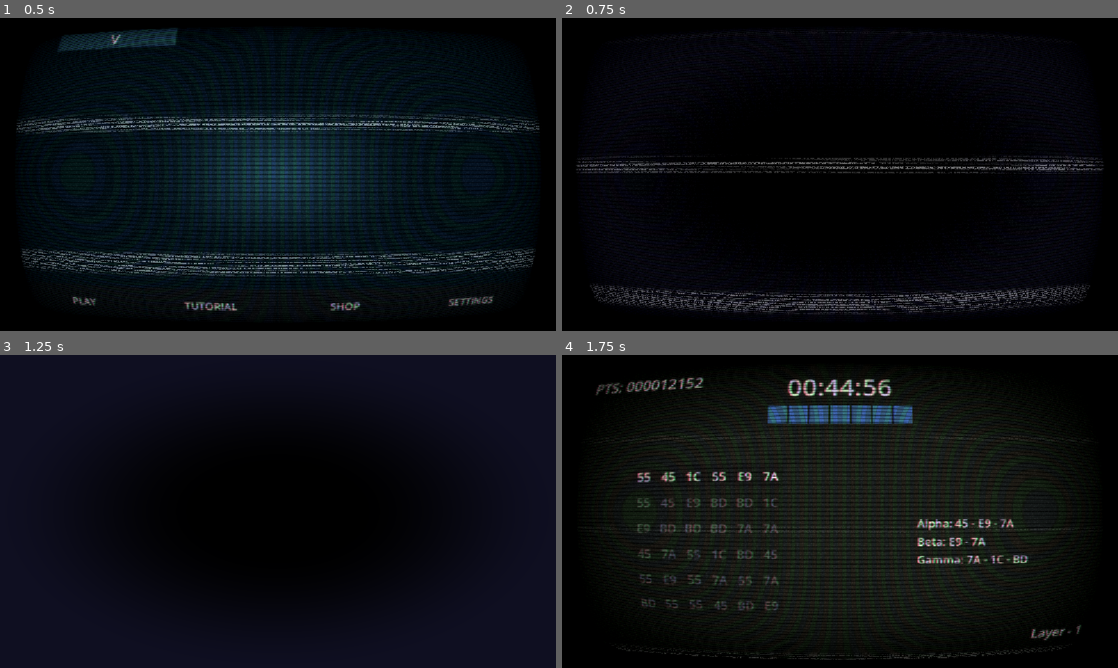
Above: before the commit, frames 1-4 (two rows, left to right).
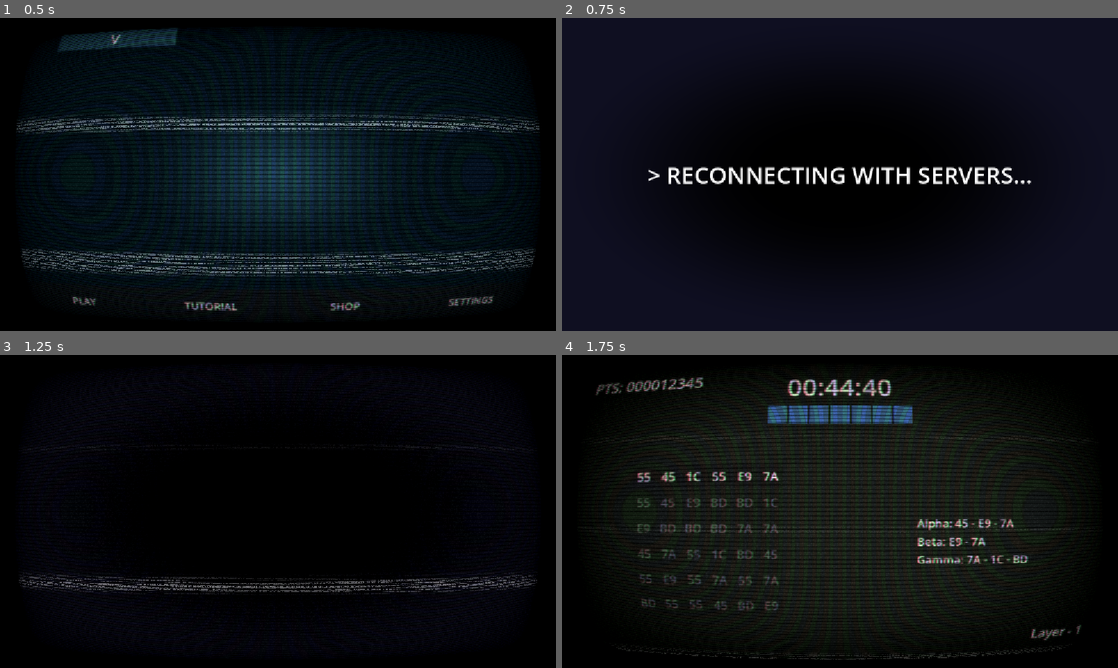
Above: after the commit, the same moments.

Repository: Martisos/Data-Hack-Minigame
Game: Godot game, scene res://scenes/menu.tscn
The game is run twice, just before and just after one commit, with the same random seed, the same clock (stepped at 60 frames per second) and the same inputs.
Inputs (mouse positions are in pixels of both pictures, inside the frame that each line leads up to):
- Up to frame 1 (0.5 s): no input
- Up to frame 2 (0.75 s): click "PLAY" at 0.5 s
- Up to frame 3 (1.25 s): no input
- Up to frame 4 (1.75 s): click (639, 477) at 1.25 s, where only the run after the commit has a clickable "55"

Frame 1 is identical in both runs. In frame 2, 30% of the frame differs, in the area x 0-100%, y 0-100%; in frame 3, 26%; in frame 4, 0.3%.

Commit message:
Transition

Diff:
--- a/scenes/game_over.tscn
+++ b/scenes/game_over.tscn
@@ -24,7 +24,6 @@
 color = Color(0.07683582, 0.07683582, 0.07683582, 1)
 
 [node name="GameOverUI" type="Control" parent="." unique_id=1114237730]
-visible = false
 layout_mode = 1
 anchors_preset = 8
 anchor_left = 0.5
@@ -167,14 +166,14 @@
 theme_override_constants/separation = 100
 alignment = 1
 
-[node name="Button" type="Button" parent="GameOverUI/MarginContainer/VBoxContainer/HBoxContainer3" unique_id=1444319197]
+[node name="AgainButton" type="Button" parent="GameOverUI/MarginContainer/VBoxContainer/HBoxContainer3" unique_id=1444319197]
 layout_mode = 2
 theme_override_styles/normal = ExtResource("2_racf3")
 theme_override_styles/pressed = ExtResource("3_7m3ot")
 theme_override_styles/hover = ExtResource("3_7m3ot")
 text = "HACK AGAIN"
 
-[node name="Button2" type="Button" parent="GameOverUI/MarginContainer/VBoxContainer/HBoxContainer3" unique_id=563354172]
+[node name="MenuButton" type="Button" parent="GameOverUI/MarginContainer/VBoxContainer/HBoxContainer3" unique_id=563354172]
 layout_mode = 2
 theme_override_styles/normal = ExtResource("2_racf3")
 theme_override_styles/pressed = ExtResource("3_7m3ot")
@@ -216,3 +215,6 @@
 theme_override_font_sizes/font_size = 48
 text = "You Failed. . ."
 horizontal_alignment = 1
+
+[connection signal="pressed" from="GameOverUI/MarginContainer/VBoxContainer/HBoxContainer3/AgainButton" to="." method="_on_again_button_pressed"]
+[connection signal="pressed" from="GameOverUI/MarginContainer/VBoxContainer/HBoxContainer3/MenuButton" to="." method="_on_menu_button_pressed"]
--- a/scenes/transition.tscn
+++ b/scenes/transition.tscn
@@ -24,3 +24,19 @@
 grow_vertical = 2
 mouse_filter = 2
 color = Color(0, 0, 0, 1)
+
+[node name="StatusLabel" type="Label" parent="." unique_id=925400261]
+anchors_preset = 8
+anchor_left = 0.5
+anchor_top = 0.5
+anchor_right = 0.5
+anchor_bottom = 0.5
+offset_left = -20.0
+offset_top = -11.5
+offset_right = 20.0
+offset_bottom = 11.5
+grow_horizontal = 2
+grow_vertical = 2
+theme_override_font_sizes/font_size = 48
+text = "[ CONNECTING ]"
+horizontal_alignment = 1
--- a/scripts/game_over.gd
+++ b/scripts/game_over.gd
@@ -129,3 +129,11 @@
 	var tween = create_tween()
 	tween.tween_property(game_over_ui, "modulate:a", 1.0, 0.4)
 	tween.chain().tween_callback(fill_ui)
+
+
+func _on_again_button_pressed() -> void:
+	Transition.change_scene("res://scenes/main_game.tscn")
+
+
+func _on_menu_button_pressed() -> void:
+	Transition.change_scene("res://scenes/menu.tscn")
--- a/scripts/main_game.gd
+++ b/scripts/main_game.gd
@@ -53,7 +53,7 @@
 	if time_left <= 0:
 		time_left = 0.0
 		is_game_over = true
-		print("GAMEOVER")
+		Transition.change_scene("res://scenes/game_over.tscn")
 
 	update_timer_ui()
 
@@ -370,7 +370,7 @@
 			advance_to_next_layer()
 		else:
 			is_game_over = true
-			print("GAME OVER - no moves")
+			Transition.change_scene("res://scenes/game_over.tscn")
 
 func has_valid_moves_left() -> bool:
 	var buttons = code_matrix.get_children()
--- a/scripts/transition.gd
+++ b/scripts/transition.gd
@@ -1,21 +1,44 @@
 extends CanvasLayer
 
 @onready var color_rect: ColorRect = $ColorRect
+@onready var status_label: Label = $StatusLabel
 
 func _ready() -> void:
 	color_rect.modulate.a = 0.0
+	status_label.modulate.a = 0.0
 	color_rect.mouse_filter = Control.MOUSE_FILTER_IGNORE
 
 func change_scene(target_scene) -> void:
 	color_rect.mouse_filter = Control.MOUSE_FILTER_STOP
 
-	var fade_in = create_tween()
-	fade_in.tween_property(color_rect, "modulate:a", 1.0, 0.2)
+	var loading_texts = [
+		"> ACCESSING MAINFRAME...",
+		"> REBOOTING NODE...",
+		"> BYPASSING FIREWALL...",
+		"> INITIALIZING PROTOCOL...",
+		"> BOOTING UP SYSTEM...",
+		"> 01001000 01101001...",
+		"> DECRYPTING SECURE CHANNELS...",
+		"> DEPLOYING NEURAL LINK...",
+		"> ROOT ACCESS GRANTED...",
+		"> COMPILING CACHE...",
+		"> MOUNTING VIRTUAL DISK...",
+		"> ESTABLISHING SECURE SOCKET...",
+		"> MARTISOS.ITCH.IO",
+		"> ALLOCATING MEMORY BLOCKS...",
+		"> RECONNECTING WITH SERVERS..."
+	]
+	status_label.text = loading_texts.pick_random()
+
+	var fade_in = create_tween().set_parallel(true)
+	fade_in.tween_property(color_rect, "modulate:a", 1.0, 0.15).set_trans(Tween.TRANS_QUAD)
+	fade_in.tween_property(status_label, "modulate:a", 1.0, 0.15)
 	await fade_in.finished
 
-	ShaderLayer.hide()
+	if has_node("/root/ShaderLayer"):
+		ShaderLayer.hide()
 
-	await get_tree().create_timer(0.5).timeout
+	await get_tree().create_timer(0.4).timeout
 
 	if target_scene is PackedScene:
 		get_tree().change_scene_to_packed(target_scene)
@@ -24,11 +47,12 @@
 
 	await get_tree().process_frame
 
-	if Settings.tv_shader_visible:
+	if has_node("/root/ShaderLayer") and Settings.tv_shader_visible:
 		ShaderLayer.show()
 
-	var fade_out = create_tween()
-	fade_out.tween_property(color_rect, "modulate:a", 0.0, 0.2)
+	var fade_out = create_tween().set_parallel(true)
+	fade_out.tween_property(color_rect, "modulate:a", 0.0, 0.2).set_trans(Tween.TRANS_CUBIC)
+	fade_out.tween_property(status_label, "modulate:a", 0.0, 0.1)
 	await fade_out.finished
 
 	color_rect.mouse_filter = Control.MOUSE_FILTER_IGNORE
